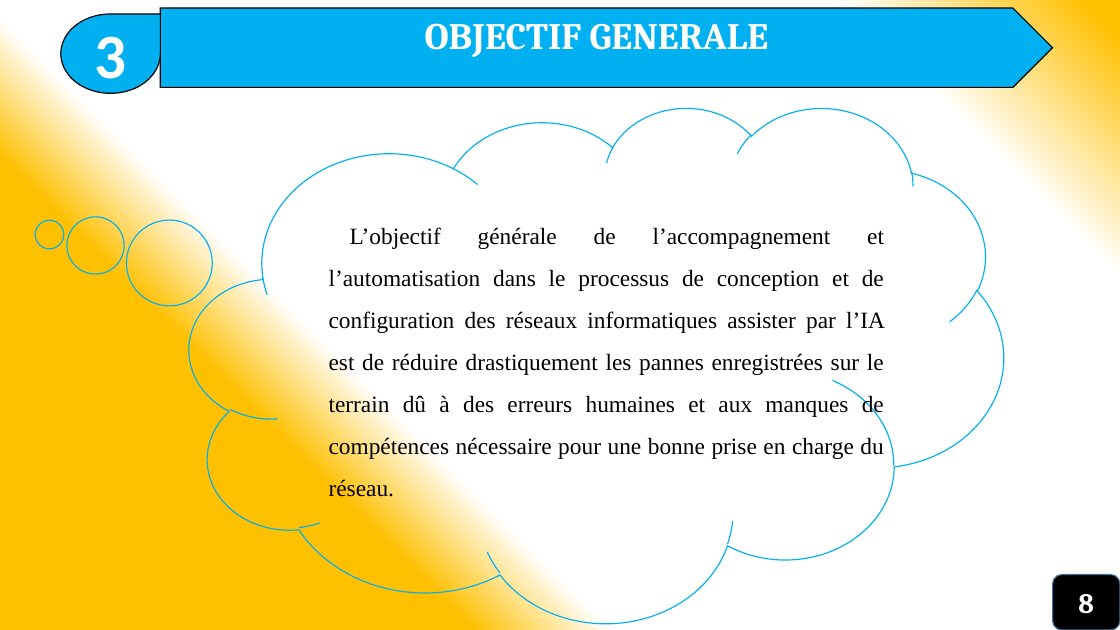
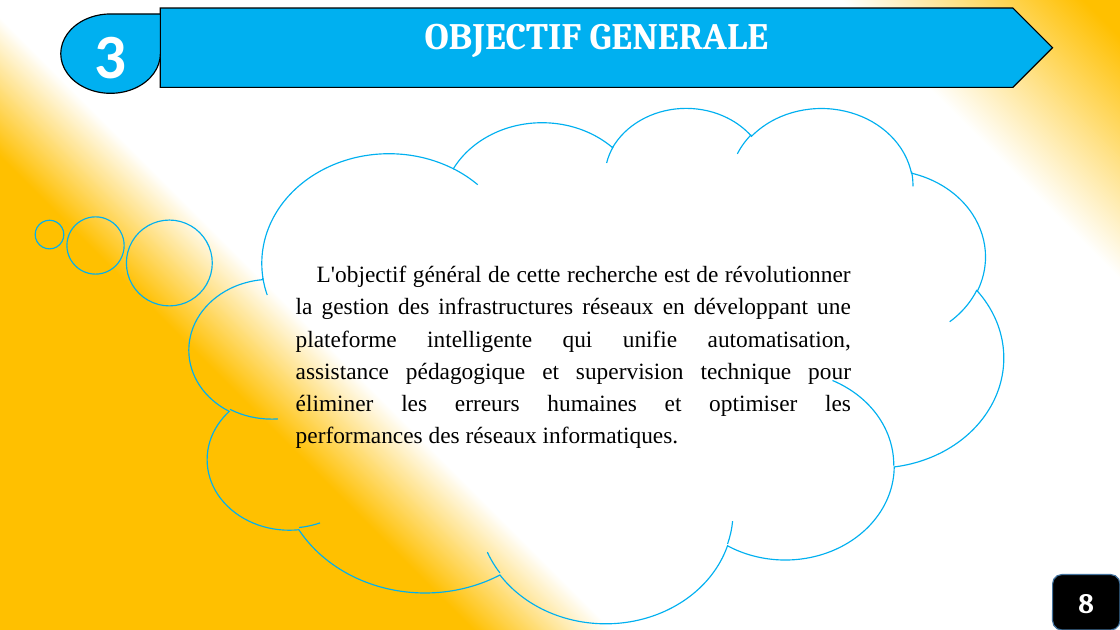
Before and after one commit to miguelnkono/documents, a slide deck: slide 8 of NetBotPW.pptx. Drawn at 1120x630 pixels with LibreOffice and Linux fonts; fonts in the diff are those of the drawing. Boxes give left, top, right and bottom in pixels: in the first picture for what was removed or moved away, otherwise in the second. Text is boxed around its words. In the diff, an @@ line names an element or a change of style, - is before the commit and + after.

```diff
--- a/NetBotPW.pptx
+++ b/NetBotPW.pptx
@@ text at [296, 265, 851, 449]: text changed @@
-L’objectif générale de l’accompagnement et l’automatisation dans le processus de conception et de configuration des réseaux informatiques assister par l’IA est de réduire drastiquement les pannes enregistrées sur le terrain dû à des erreurs humaines et aux manques de compétences nécessaire pour une bonne prise en charge du réseau.
+L'objectif général de cette recherche est de révolutionner la gestion des infrastructures réseaux en développant une plateforme intelligente qui unifie automatisation, assistance pédagogique et supervision technique pour éliminer les erreurs humaines et optimiser les performances des réseaux informatiques.
```
Also in this commit, not shown: 16 other slides changed, 1 slide added, 1 slide removed, 18 other files.
